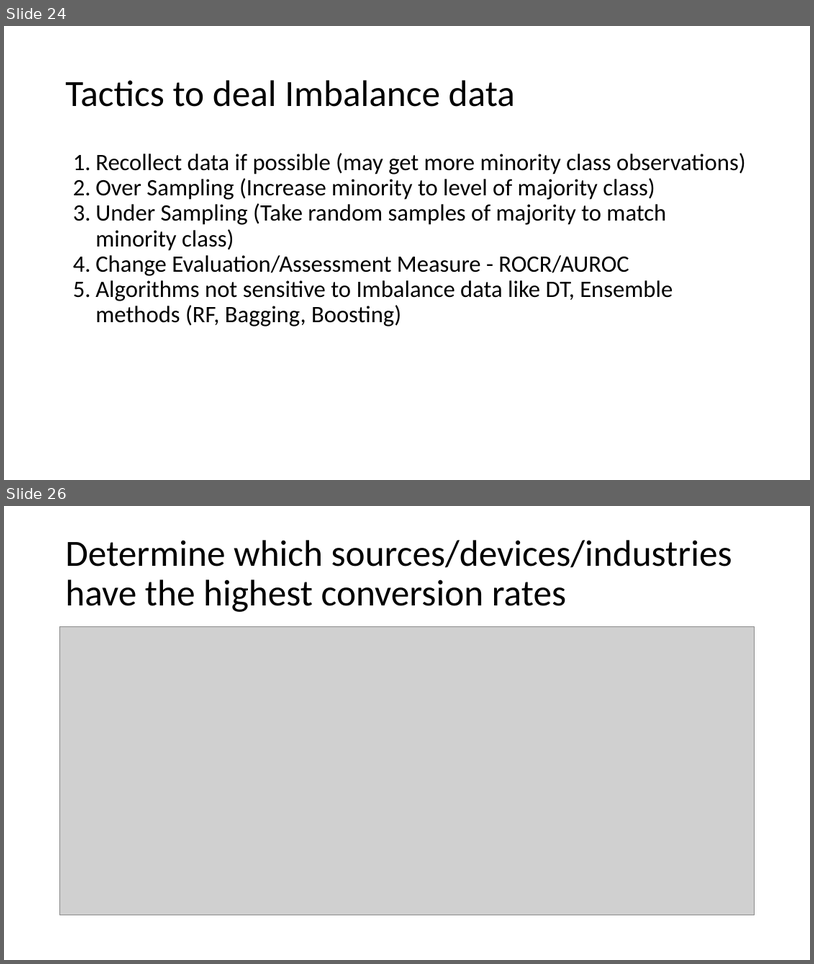
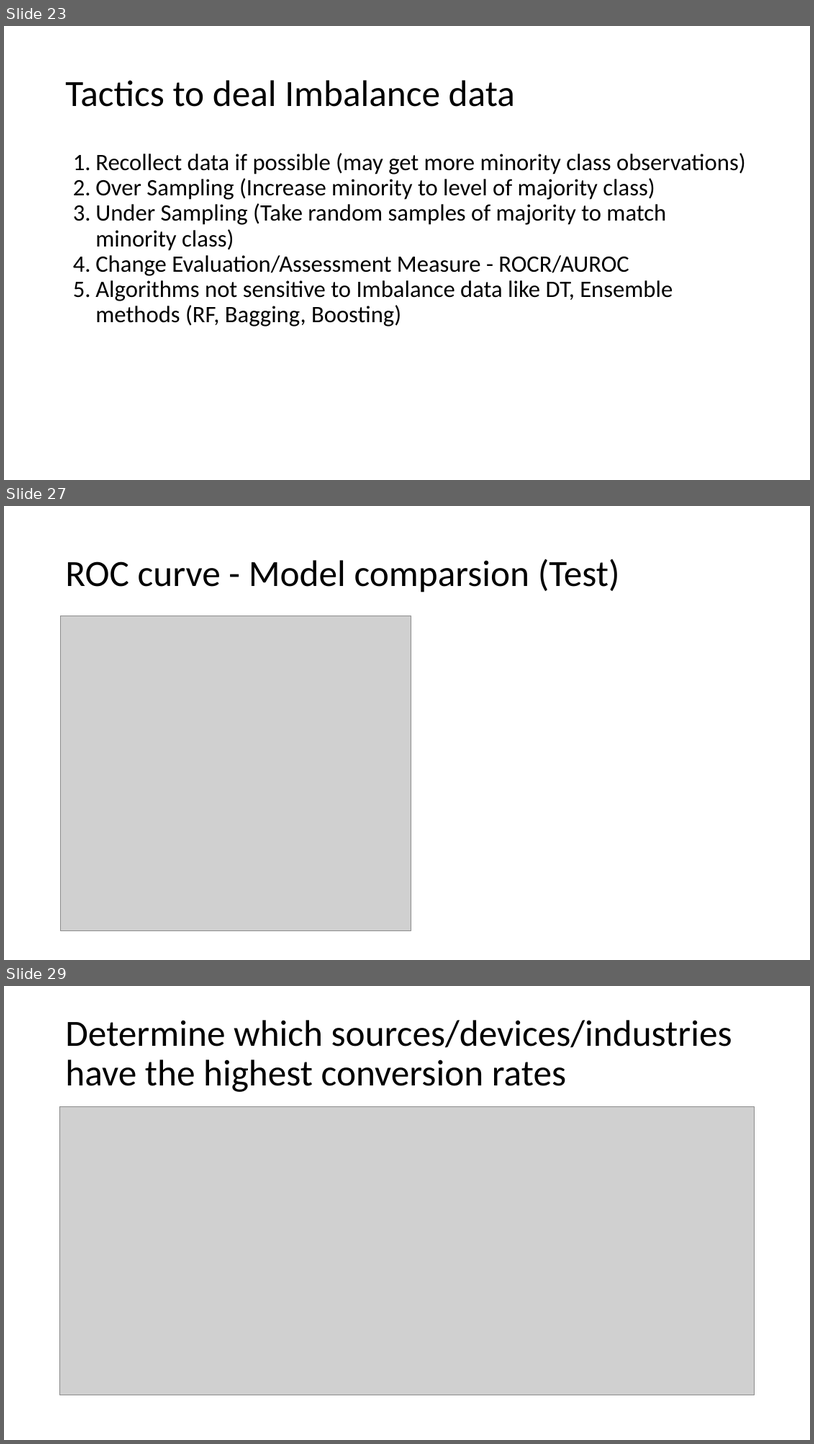
Before and after one commit to SyedNadir/freemium-ab-testing, a slide deck: documents/presentation/Final Presentation.pptx. Shown one above the other, each under a label of ours: slides 24 and 26 before the commit, slides 23, 27 and 29 after it; the slides between them are not shown. The pictures are 814x964 and 814x1444 pixels, drawn with LibreOffice and Linux fonts; fonts in the diff are those of the drawing; grey boxes stand for pictures. Boxes give left, top, right and bottom in pixels: in the first picture for what was removed or moved away, otherwise in the second. Text is boxed around its words. In the diff, an @@ line names an element or a change of style, - is before the commit and + after.

Commit message:
model comparison and selection

```diff
--- a/documents/presentation/Final Presentation.pptx
+++ b/documents/presentation/Final Presentation.pptx
@@ slide 27 added at <box>4,506,810,960</box>, background #FFFFFF @@
@@ title added at <box>65,559,620,592</box>, 44 pt, text #000000 @@
+ROC curve - Model comparsion (Test)
@@ picture added at <box>61,615,411,931</box> @@
@@ what was slide 24 is now slide 23 @@
@@ what was slide 26 is now slide 29 @@
```
Also in this commit, not shown: 5 slides changed, 2 other slides added, 13 other files.
